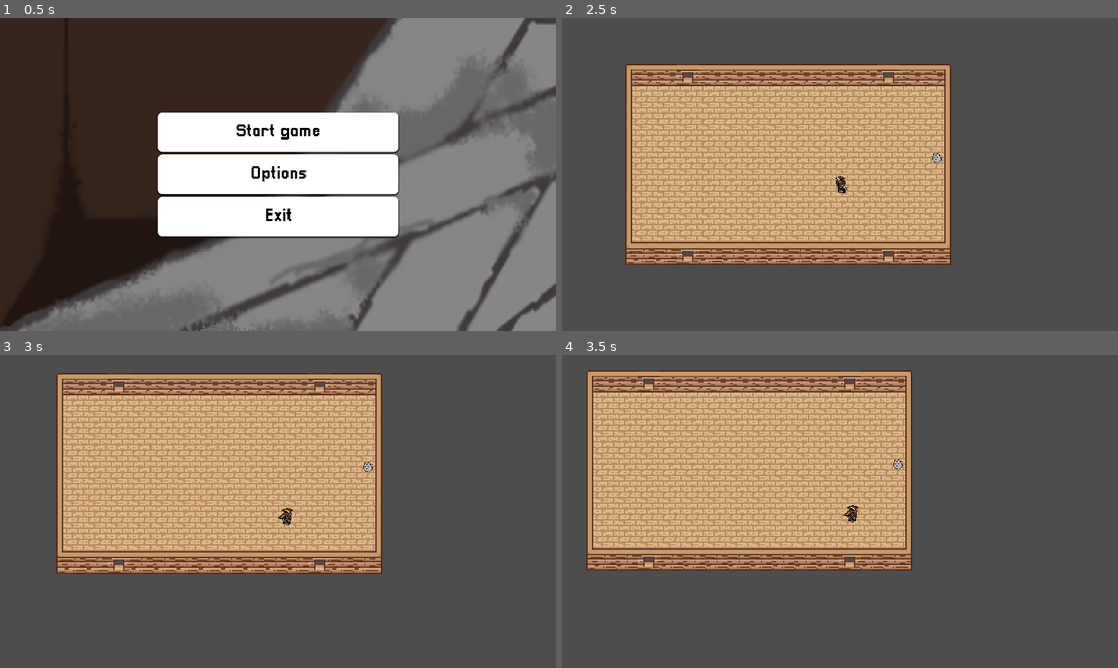
Above: before the commit, frames 1-4 (two rows, left to right).
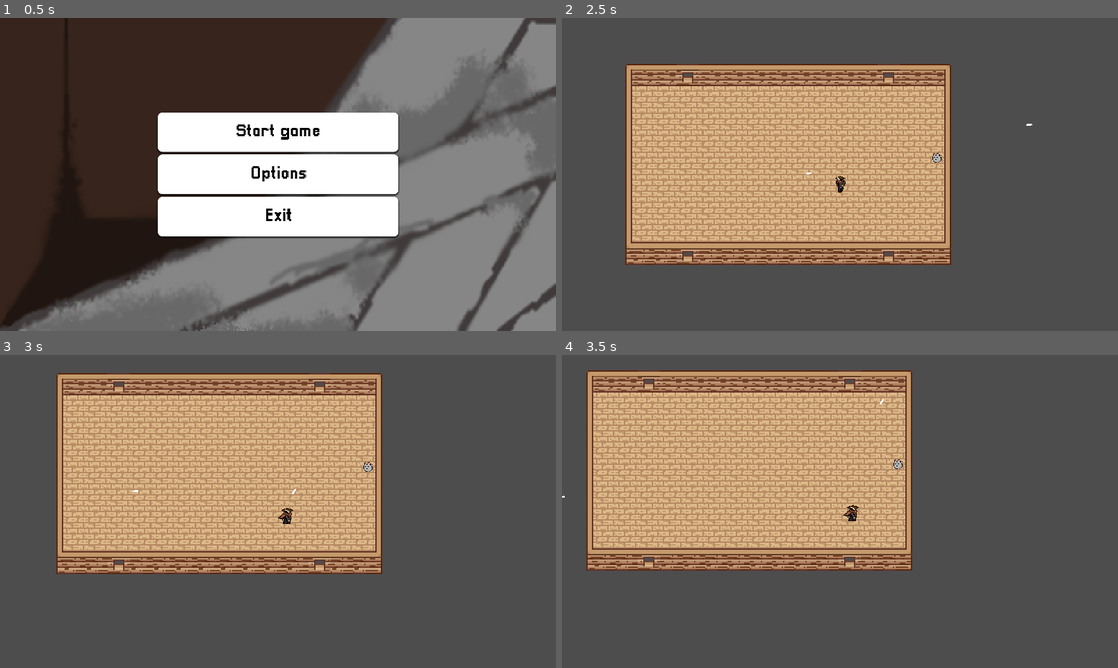
Above: after the commit, the same moments.

Repository: RojJuan/WildWestRPG
Game: Godot game, scene res://scenes/mainmenu.tscn
Two runs of this game, one before a commit and one after it. Both use one fixed random seed, a clock stepped at 60 frames per second and the inputs below. The engine's default icon, where the game draws it, is replaced by a stand-in: a white triangle on a blue panel in a dark square.
Inputs (mouse positions are in pixels of both pictures, inside the frame that each line leads up to):
- Up to frame 1 (0.5 s): no input
- Up to frame 2 (2.5 s): click "Start game" at 0.5 s; tap Enter at 1.25 s; move the mouse to (962, 158) at 1.27 s; hold D (RIGHT) 1.28-2.03 s; click (962, 158) at 1.35 s; move the mouse to (728, 190) at 2.02 s; hold S (DOWN) from 2.03 s (still down); tap Z (INTERACTION) at 2.1 s; click (728, 190) at 2.3 s
- Up to frame 3 (3 s): move the mouse to (333, 442) at 2.77 s; release S (DOWN) at 2.78 s; hold D (RIGHT) from 2.78 s (still down); click (333, 442) at 2.85 s
- Up to frame 4 (3.5 s): keep holding D (RIGHT)

Frame 1 is identical in both runs. In frame 2, less than 0.1% of the frame differs, in the area x 43-85%, y 33-56%; in frame 3, less than 0.1%; in frame 4, less than 0.1%.

Commit message:
fixed shooting

Diff:
--- a/assets/sprites/gun/gun.gd
+++ /dev/null
@@ -1,6 +0,0 @@
-extends Node2D
-
-
-# Called every frame. 'delta' is the elapsed time since the previous frame.
-func _process(delta: float) -> void:
-	look_at(get_global_mouse_position())
--- a/assets/sprites/gun/gun.tscn
+++ /dev/null
@@ -1,12 +0,0 @@
-[gd_scene load_steps=3 format=3 uid="uid://bxc7vayiao2q0"]
-
-[ext_resource type="Script" path="res://assets/sprites/gun/gun.gd" id="1_j470u"]
-[ext_resource type="Texture2D" uid="uid://d2lnhofvwvies" path="res://assets/sprites/gunspredsheetBETTER.png" id="1_kymdd"]
-
-[node name="Gun" type="Node2D"]
-script = ExtResource("1_j470u")
-
-[node name="Sprite2D" type="Sprite2D" parent="."]
-texture = ExtResource("1_kymdd")
-hframes = 2
-vframes = 3
--- /dev/null
+++ b/gun.gd
@@ -0,0 +1,20 @@
+extends Node2D
+
+
+const BULLET = preload("res://scenes/bullet.tscn")
+
+
+func _process(delta: float) -> void:
+	look_at(get_global_mouse_position())
+
+	rotation_degrees = wrap(rotation_degrees, 0, 360)
+	if rotation_degrees > 90 and rotation_degrees < 270:
+		scale.y = -1
+	else:
+		scale.y = 1
+
+	if Input.is_action_just_pressed("shoot"):
+		var bullet_instance = BULLET.instantiate()
+		get_tree().root.add_child(bullet_instance)
+		bullet_instance.global_position = global_position
+		bullet_instance.rotation = rotation
--- a/project.godot
+++ b/project.godot
@@ -67,6 +67,11 @@
 , Object(InputEventJoypadButton,"resource_local_to_scene":false,"resource_name":"","device":-1,"button_index":0,"pressure":0.0,"pressed":true,"script":null)
 ]
 }
+shoot={
+"deadzone": 0.5,
+"events": [Object(InputEventMouseButton,"resource_local_to_scene":false,"resource_name":"","device":-1,"window_id":0,"alt_pressed":false,"shift_pressed":false,"ctrl_pressed":false,"meta_pressed":false,"button_mask":0,"position":Vector2(0, 0),"global_position":Vector2(0, 0),"factor":1.0,"button_index":1,"canceled":false,"pressed":false,"double_click":false,"script":null)
+]
+}
 
 [rendering]
 
--- /dev/null
+++ b/scenes/bullet.gd
@@ -0,0 +1,12 @@
+extends Node2D
+
+
+const SPEED: int = 300
+
+
+func _process(delta: float) -> void:
+	position += transform.x * SPEED * delta
+
+
+func _on_visible_on_screen_notifier_2d_screen_exited() -> void:
+	queue_free()
--- /dev/null
+++ b/scenes/bullet.tscn
@@ -0,0 +1,12 @@
+[gd_scene load_steps=3 format=3 uid="uid://jeudmlsuy6eo"]
+
+[ext_resource type="Script" path="res://scenes/bullet.gd" id="1_v5dx4"]
+[ext_resource type="Texture2D" uid="uid://bajrf13d3kqkh" path="res://assets/sprites/bullet.png" id="2_0ul6d"]
+
+[node name="bullet" type="Node2D"]
+script = ExtResource("1_v5dx4")
+
+[node name="Sprite2D" type="Sprite2D" parent="."]
+position = Vector2(-2, 0)
+scale = Vector2(0.494792, 0.442708)
+texture = ExtResource("2_0ul6d")
--- a/scenes/dialog.tscn
+++ b/scenes/dialog.tscn
@@ -1,6 +1,6 @@
 [gd_scene load_steps=3 format=3 uid="uid://dspwvky1vm3sd"]
 
-[ext_resource type="Theme" uid="uid://bwo12chwsxdug" path="res://dialog.tres" id="1_5vhxj"]
+[ext_resource type="Theme" uid="uid://bwo12chwsxdug" path="res://ui.tres" id="1_5vhxj"]
 [ext_resource type="Script" path="res://scripts/dialog.gd" id="1_hq7y6"]
 
 [node name="dialog" type="CanvasLayer"]
--- /dev/null
+++ b/scenes/gun.tscn
@@ -0,0 +1,13 @@
+[gd_scene load_steps=3 format=3 uid="uid://cqwtq5krp3kwa"]
+
+[ext_resource type="Script" path="res://gun.gd" id="1_s030v"]
+[ext_resource type="Texture2D" uid="uid://d2lnhofvwvies" path="res://assets/sprites/gunspredsheetBETTER.png" id="2_4sufa"]
+
+[node name="gun" type="Node2D"]
+script = ExtResource("1_s030v")
+
+[node name="Sprite2D" type="Sprite2D" parent="."]
+visible = false
+texture = ExtResource("2_4sufa")
+hframes = 2
+vframes = 3
--- a/scenes/player.tscn
+++ b/scenes/player.tscn
@@ -4,7 +4,7 @@
 [ext_resource type="Texture2D" uid="uid://bbq8beiwbndcf" path="res://assets/sprites/Micheal-spreadsheet.png" id="2_p6ygm"]
 [ext_resource type="Texture2D" uid="uid://dbu4o4jocp76j" path="res://assets/sprites/micheal-spreadsheetUSING.png" id="2_v26h4"]
 [ext_resource type="Texture2D" uid="uid://capi5c6jtcvik" path="res://icon.svg" id="3_pl2an"]
-[ext_resource type="PackedScene" uid="uid://bxc7vayiao2q0" path="res://assets/sprites/gun/gun.tscn" id="5_l2s0h"]
+[ext_resource type="PackedScene" uid="uid://cqwtq5krp3kwa" path="res://scenes/gun.tscn" id="5_aj4vk"]
 
 [sub_resource type="AtlasTexture" id="AtlasTexture_gslj3"]
 atlas = ExtResource("2_v26h4")
@@ -126,5 +126,8 @@
 texture = ExtResource("3_pl2an")
 expand_mode = 1
 
-[node name="Gun" parent="." instance=ExtResource("5_l2s0h")]
-position = Vector2(5.71429, 17.1429)
+[node name="Node2D" type="Node2D" parent="."]
+position = Vector2(34.2857, 0)
+
+[node name="gun" parent="." instance=ExtResource("5_aj4vk")]
+position = Vector2(8.57143, -7.14286)
Binary file added: assets/sprites/bullet.png
Not shown, added: assets/sprites/bullet.png.import
Not shown: 1 places in scenes/optionsmenu.tscn that only renumber resources
Not shown: 5 places in ui.tres that only renumber resources
